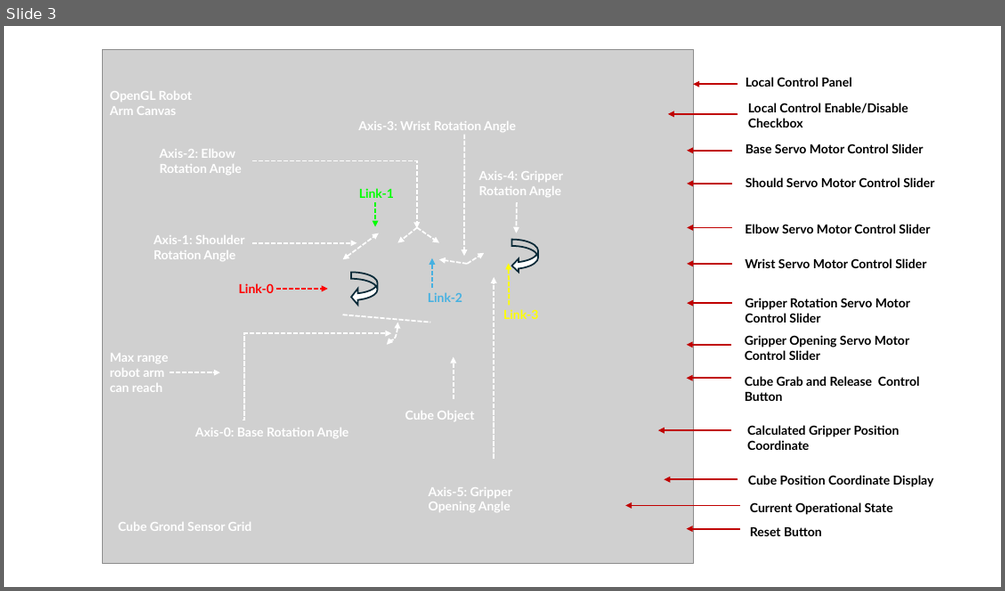
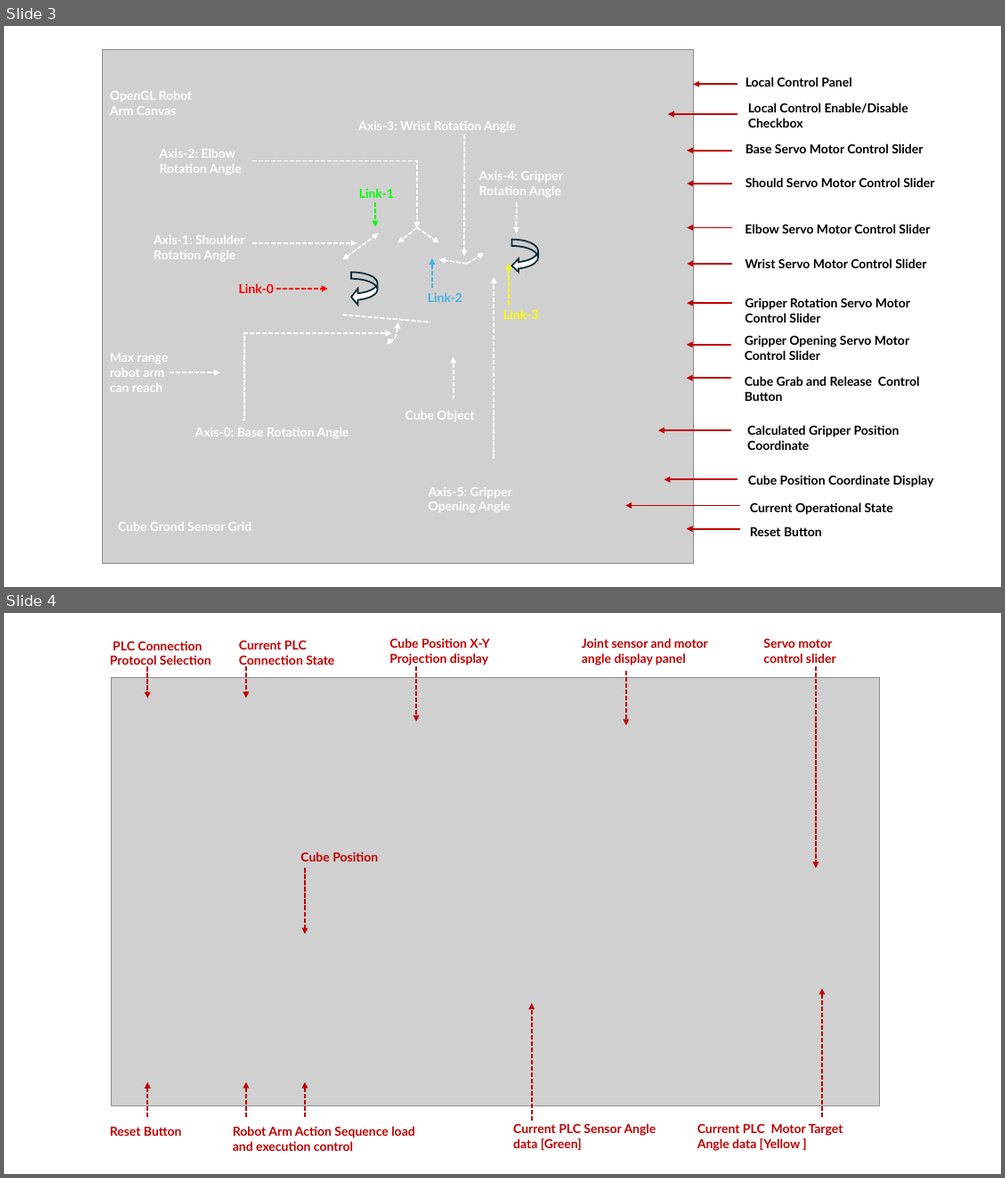
Before and after one commit to LiuYuancheng/Python_3D_6Axis_Robotic_Arm_Simulator, a slide deck: doc/designDoc.pptx. Shown one above the other, each under a label of ours: slide 3 before the commit, slides 3 and 4 after it. The pictures are 1005x591 and 1005x1178 pixels, drawn with LibreOffice and Linux fonts; fonts in the diff are those of the drawing; grey boxes stand for pictures. Boxes give left, top, right and bottom in pixels: in the first picture for what was removed or moved away, otherwise in the second. Text is boxed around its words. In the diff, an @@ line names an element or a change of style, - is before the commit and + after.

Commit message:
Added the auto grab cube joint calculation module.

```diff
--- a/doc/designDoc.pptx
+++ b/doc/designDoc.pptx
@@ slide 4 added at [4,613,1001,1174], background #FFFFFF @@
@@ text added at [389,638,489,666], 12 pt, text #C00000, bold @@
+Cube Position X-Y Projection display
@@ text added at [582,638,708,666], 12 pt, text #C00000, bold @@
+Joint sensor and motor angle display panel
@@ text added at [763,638,836,663], 12 pt, text #C00000, bold @@
+Servo motor control slider
@@ text added at [110,641,211,668], 12 pt, text #C00000, bold @@
+PLC Connection Protocol Selection
@@ text added at [239,640,334,667], 12 pt, text #C00000, bold @@
+Current PLC Connection State
@@ picture added at [111,677,880,1106] @@
@@ arrow added from (147, 666) to (147, 698), #C00000 1.5 pt dashed @@
@@ arrow added from (246, 666) to (246, 698), #C00000 1.5 pt dashed @@
@@ arrow added from (416, 666) to (416, 722), #C00000 1.5 pt dashed @@
@@ arrow added from (626, 671) to (626, 725), #C00000 1.5 pt dashed @@
@@ arrow added from (816, 666) to (816, 868), #C00000 1.5 pt dashed @@
@@ text added at [300,852,378,861], 12 pt, text #C00000, bold @@
+Cube Position
@@ arrow added from (305, 868) to (305, 933), #C00000 1.5 pt dashed @@
@@ arrow added from (532, 1121) to (532, 1004), #C00000 1.5 pt dashed @@
@@ arrow added from (822, 1117) to (822, 989), #C00000 1.5 pt dashed @@
@@ arrow added from (147, 1117) to (147, 1082), #C00000 1.5 pt dashed @@
@@ arrow added from (246, 1117) to (246, 1082), #C00000 1.5 pt dashed @@
@@ arrow added from (305, 1117) to (305, 1082), #C00000 1.5 pt dashed @@
@@ text added at [110,1127,182,1135], 12 pt, text #C00000, bold @@
+Reset Button
@@ text added at [233,1126,415,1151], 12 pt, text #C00000, bold @@
+Robot Arm Action Sequence load and execution control
@@ text added at [513,1123,656,1150], 12 pt, text #C00000, bold @@
+Current PLC Sensor Angle data [Green]
@@ text added at [697,1123,843,1151], 12 pt, text #C00000, bold @@
+Current PLC Motor Target Angle data [Yellow ]
```
Also in this commit, not shown: 2 other slides added, 8 other files.
